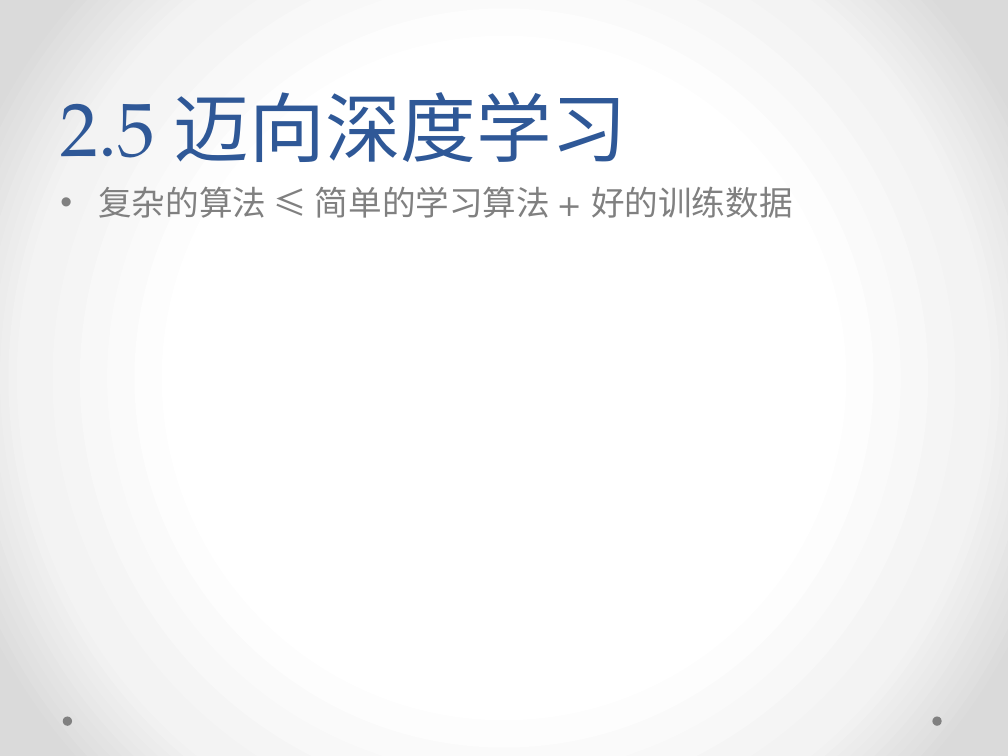
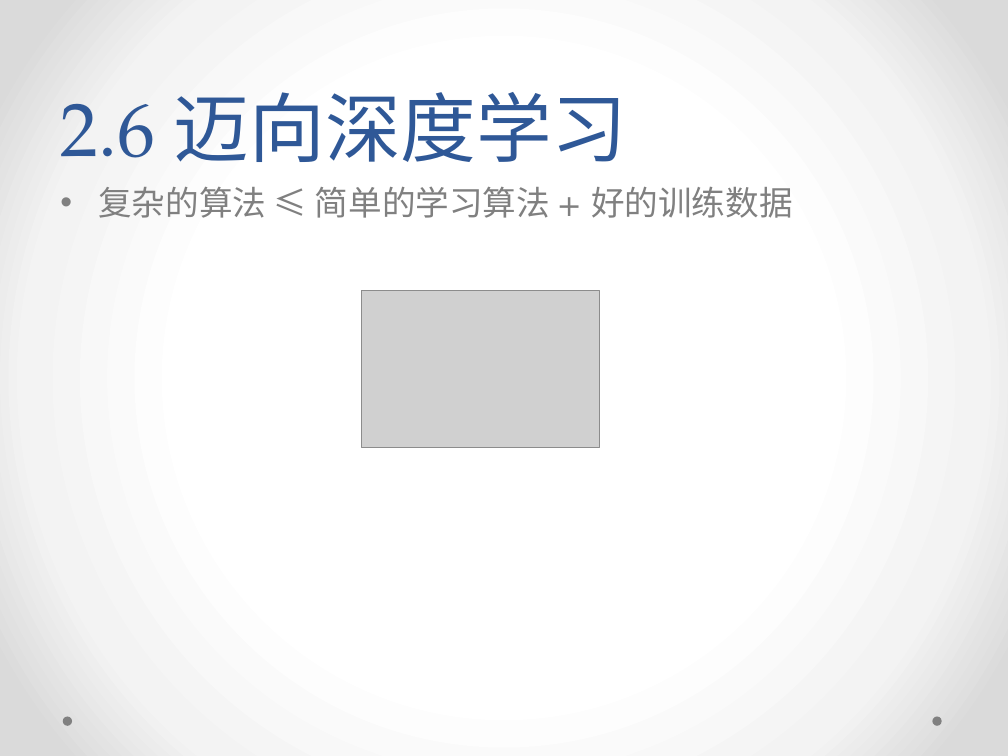
Before and after one commit to yish0000/neuralnetwork, a slide deck: slide 33 of 深度学习数学原理初探.pptx (slide 32 before the commit). Drawn at 1008x756 pixels with LibreOffice and Linux fonts; fonts in the diff are those of the drawing; grey boxes stand for pictures; background and template pictures are left out. Boxes give left, top, right and bottom in pixels: in the first picture for what was removed or moved away, otherwise in the second. Text is boxed around its words. In the diff, an @@ line names an element or a change of style, - is before the commit and + after.

```diff
--- a/深度学习数学原理初探.pptx
+++ b/深度学习数学原理初探.pptx
@@ title at [60,92,628,162]: text changed @@
-2.5 迈向深度学习
+2.6 迈向深度学习
@@ picture added at [361,290,599,447] @@
```
Also in this commit, not shown: 15 other slides changed, 1 slide added.
